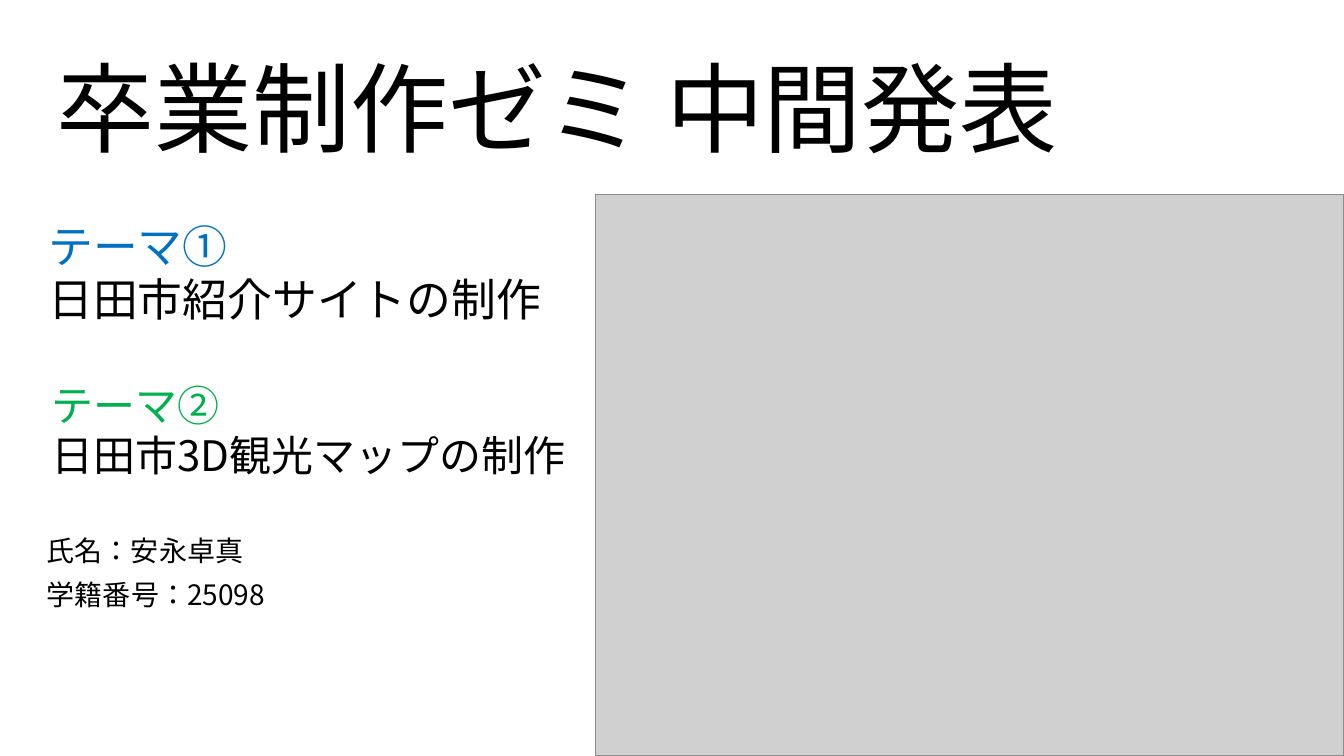
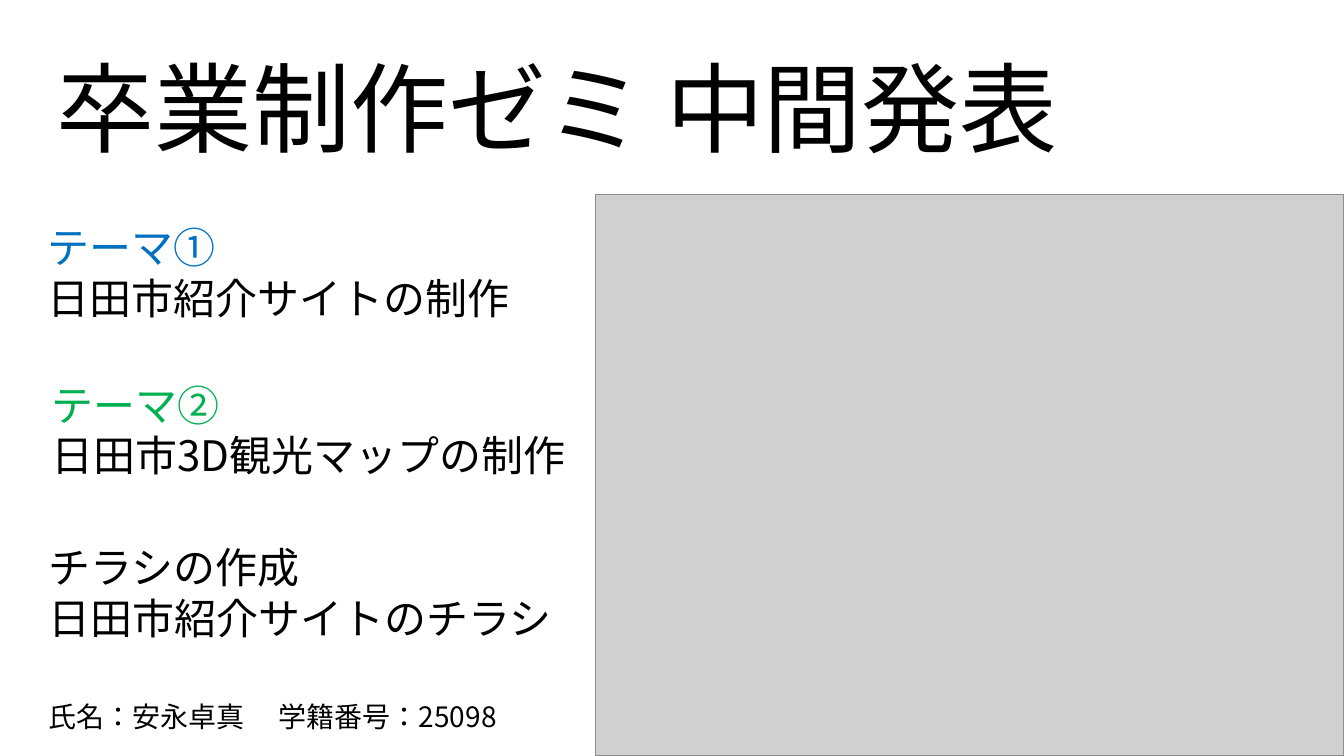
Before and after one commit to ckg25098-lang/zemi, a slide deck: slide 1 of 中間発表.pptx. Drawn at 1344x756 pixels with LibreOffice and Linux fonts; fonts in the diff are those of the drawing; grey boxes stand for pictures. Boxes give left, top, right and bottom in pixels: in the first picture for what was removed or moved away, otherwise in the second. Text is boxed around its words. In the diff, an @@ line names an element or a change of style, - is before the commit and + after.

```diff
--- a/中間発表.pptx
+++ b/中間発表.pptx
@@ text "テーマ①" at [47, 227, 509, 318]: size 32 to 30 pt @@
@@ text added at [48, 547, 551, 638], 30 pt, text #000000 @@
+チラシの作成
+日田市紹介サイトのチラシ
@@ text "氏名：安永卓真": place and size @@
-text "氏名：安永卓真" at [47, 537, 243, 564]
+text "氏名：安永卓真" at [48, 703, 244, 730]
@@ text "学籍番号：25098": place and size @@
-text "学籍番号：25098" at [47, 581, 265, 608]
+text "学籍番号：25098" at [279, 703, 497, 730]
```
Also in this commit, not shown: 2 other slides changed, 4 slides added, 1 slide removed, 2 other files.
